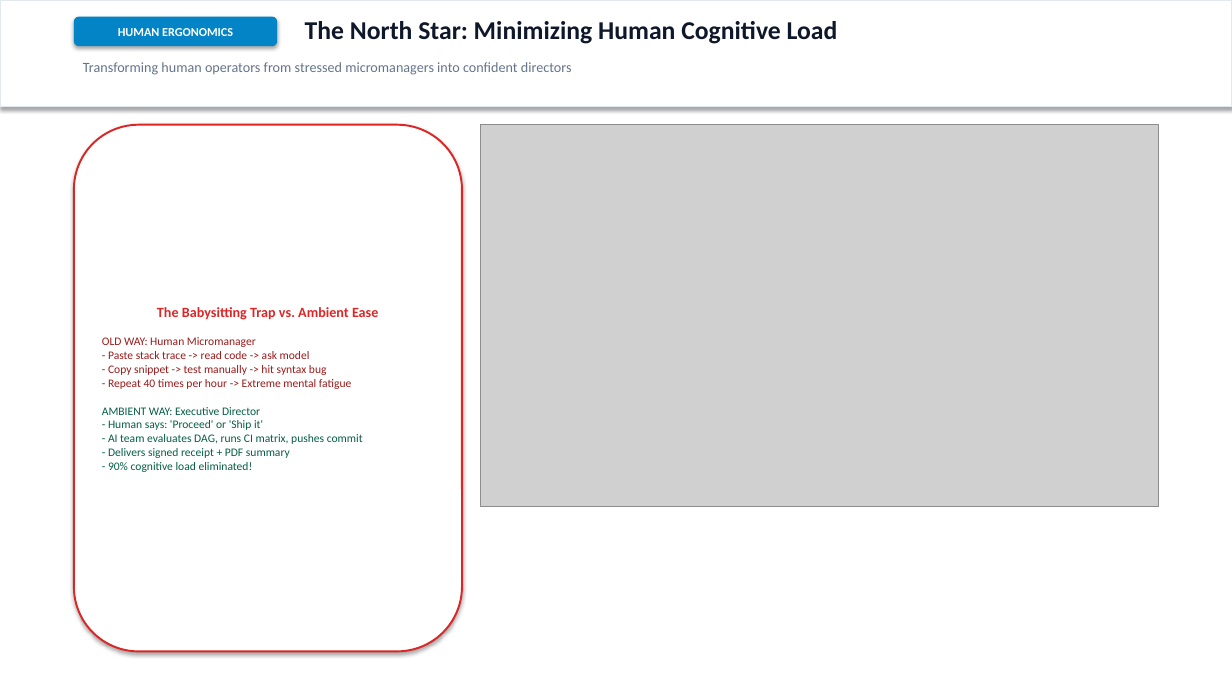
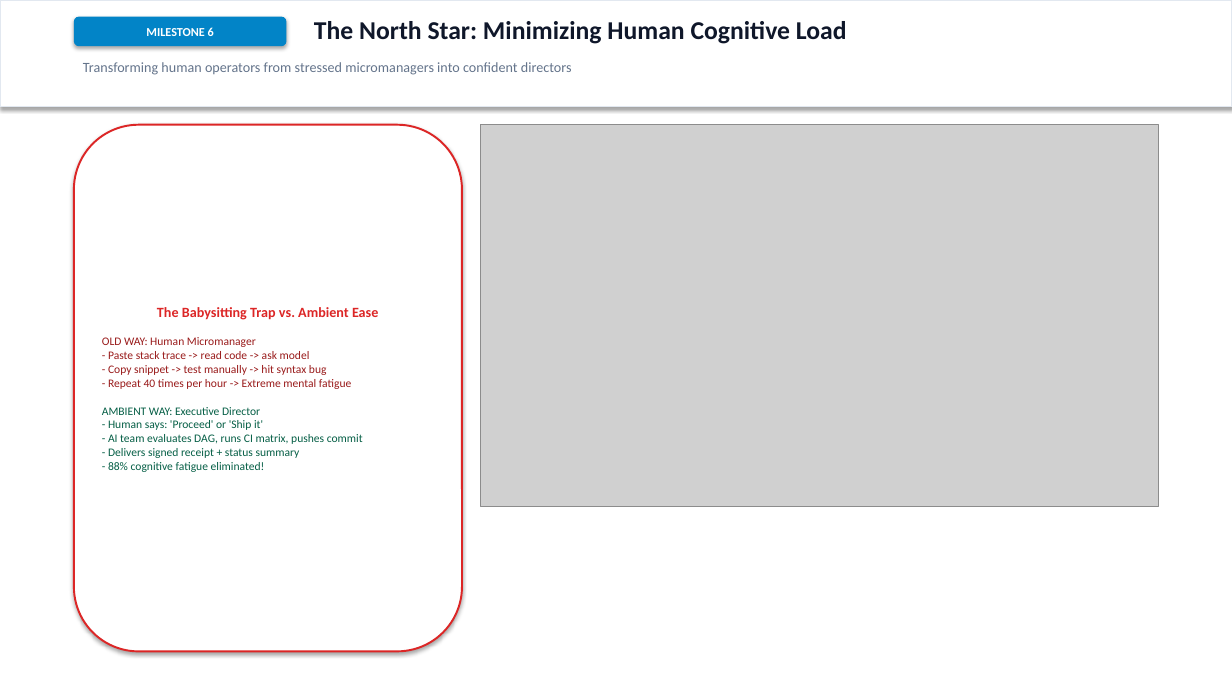
Before and after one commit to cosmosanalytics/uat-copilot-local, a slide deck: slide 8 of AI_Journey_Single_Agent_to_Ambient_Enterprise.pptx. Drawn at 1232x693 pixels with LibreOffice and Linux fonts; fonts in the diff are those of the drawing; grey boxes stand for pictures. Boxes give left, top, right and bottom in pixels: in the first picture for what was removed or moved away, otherwise in the second. Text is boxed around its words. In the diff, an @@ line names an element or a change of style, - is before the commit and + after.

```diff
--- a/AI_Journey_Single_Agent_to_Ambient_Enterprise.pptx
+++ b/AI_Journey_Single_Agent_to_Ambient_Enterprise.pptx
@@ rounded rectangle "MILESTONE 6": place and size @@
-rounded rectangle "MILESTONE 6" at [74,17,277,46]
+rounded rectangle "MILESTONE 6" at [74,17,287,46]
@@ text in rounded rectangle at [146,27,214,36]: text changed @@
-HUMAN ERGONOMICS
+MILESTONE 6
@@ text "The North Star: Minimizing Human ...": place and size @@
-text "The North Star: Minimizing Human ..." at [305,21,838,44]
+text "The North Star: Minimizing Human ..." at [314,21,847,44]
@@ text in rounded rectangle at [102,407,363,472]: text changed @@
-AMBIENT WAY: Executive Director
-- Human says: 'Proceed' or 'Ship it'
-- AI team evaluates DAG, runs CI matrix, pushes commit
-- Delivers signed receipt + PDF summary
-- 90% cognitive load eliminated!
+AMBIENT WAY: Executive Director
+- Human says: 'Proceed' or 'Ship it'
+- AI team evaluates DAG, runs CI matrix, pushes commit
+- Delivers signed receipt + status summary
+- 88% cognitive fatigue eliminated!
```
Also in this commit, not shown: 8 other slides changed, 1 slide added, 1 slide removed, 6 other files.
